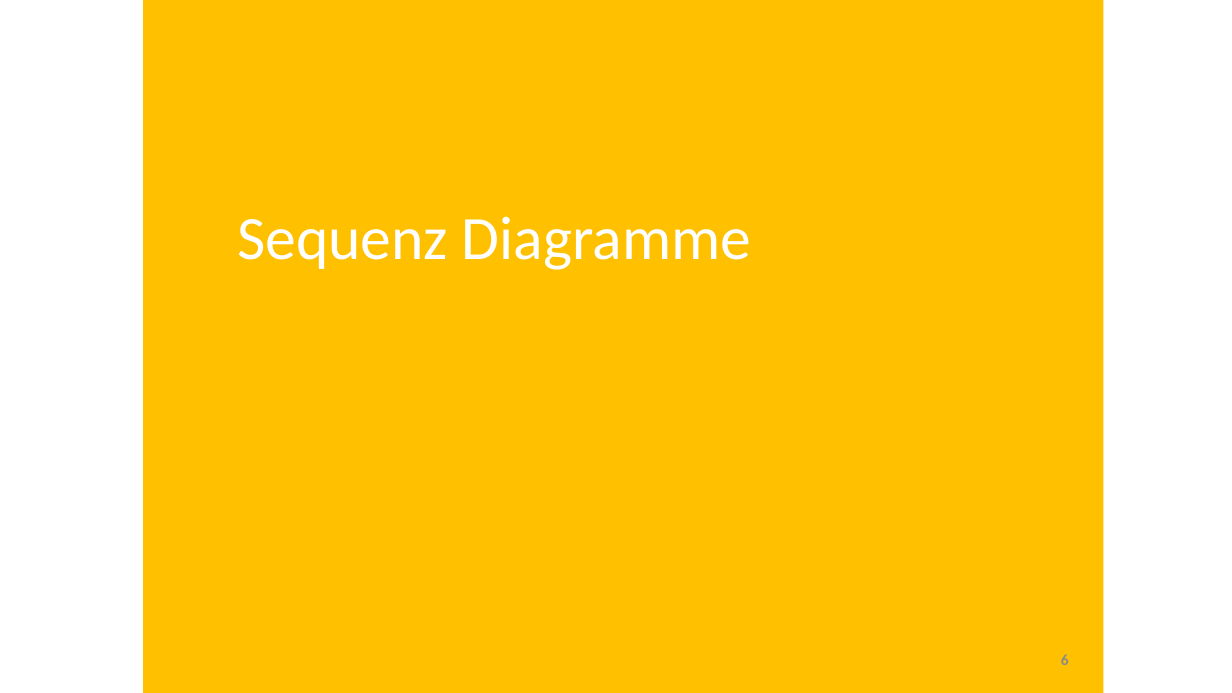
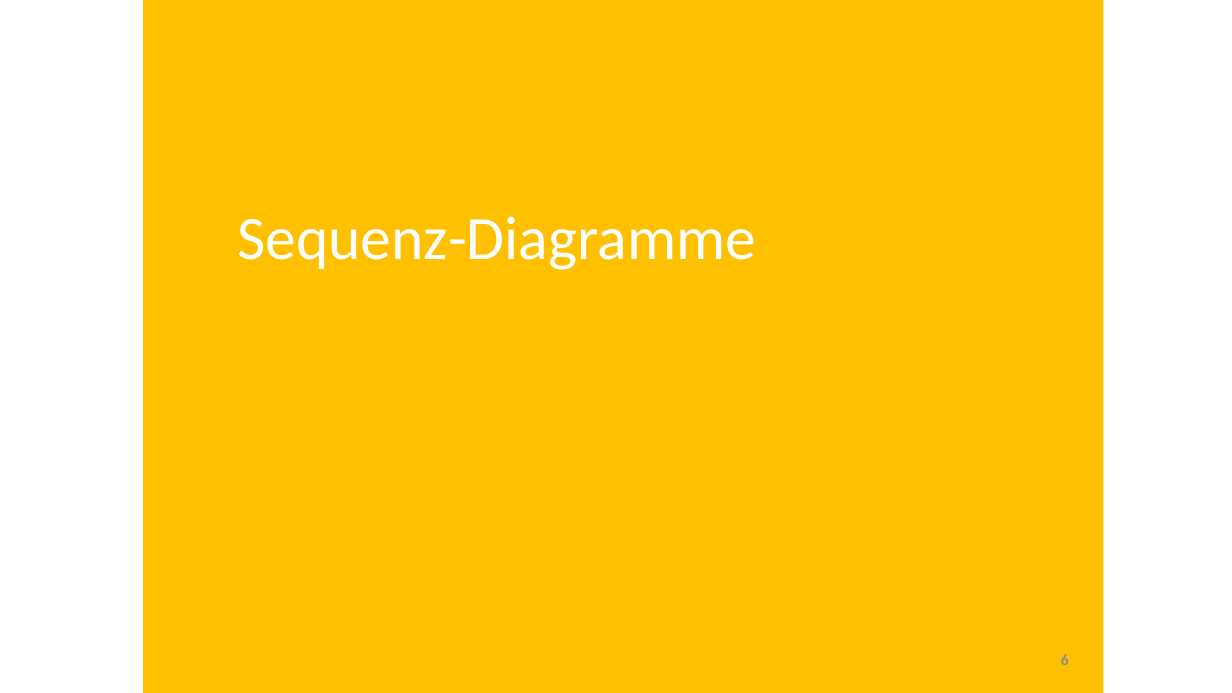
Before and after one commit to feigensp/lehre, a slide deck: slide 6 of se/slides/04_UML_Behaviour.pptx. Drawn at 1232x693 pixels with LibreOffice and Linux fonts; fonts in the diff are those of the drawing. Boxes give left, top, right and bottom in pixels: in the first picture for what was removed or moved away, otherwise in the second. Text is boxed around its words. In the diff, an @@ line names an element or a change of style, - is before the commit and + after.

```diff
--- a/se/slides/04_UML_Behaviour.pptx
+++ b/se/slides/04_UML_Behaviour.pptx
@@ text at (237,216,756,270): text changed @@
-Sequenz Diagramme
+Sequenz-Diagramme
```
Also in this commit, not shown: 13 other slides changed, 1 slide added, 1 slide removed.
